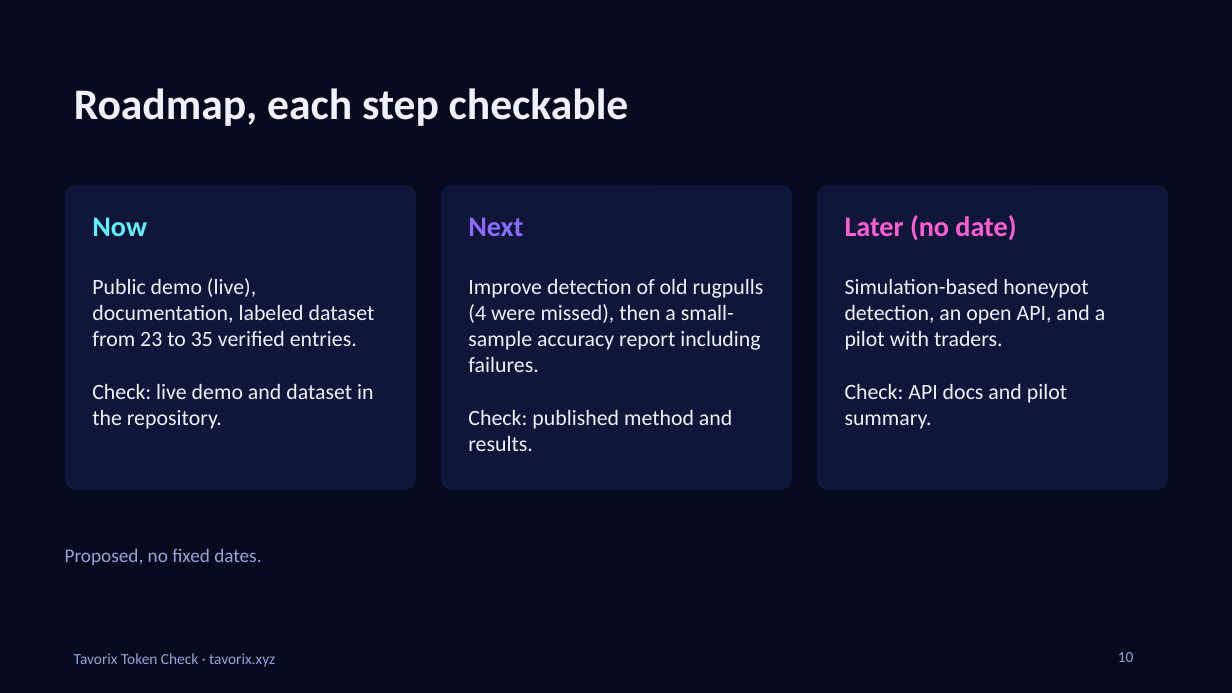
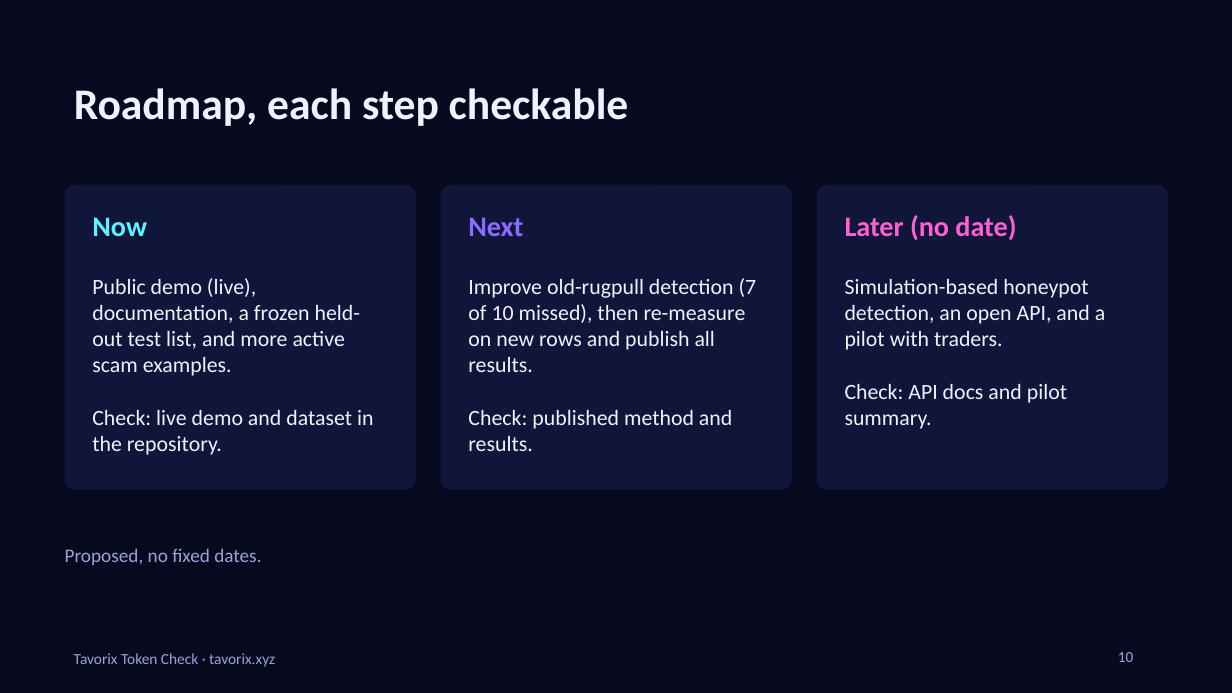
Before and after one commit to tavorix/tavorix, a slide deck: slide 10 of Tavorix-Token-Check-pitch-deck (6).pptx. Drawn at 1232x693 pixels with LibreOffice and Linux fonts; fonts in the diff are those of the drawing. Boxes give left, top, right and bottom in pixels: in the first picture for what was removed or moved away, otherwise in the second. Text is boxed around its words. In the diff, an @@ line names an element or a change of style, - is before the commit and + after.

```diff
--- a/Tavorix-Token-Check-pitch-deck (6).pptx
+++ b/Tavorix-Token-Check-pitch-deck (6).pptx
@@ text at [92, 278, 361, 376]: text changed @@
-Public demo (live), documentation, labeled dataset from 23 to 35 verified entries.
+Public demo (live), documentation, a frozen held-out test list, and more active scam examples.
@@ text at [468, 278, 757, 372]: text changed @@
-Improve detection of old rugpulls (4 were missed), then a small-sample accuracy report including failures.
+Improve old-rugpull detection (7 of 10 missed), then re-measure on new rows and publish all results.
```
Also in this commit, not shown: 2 other slides changed, 1 other file.
